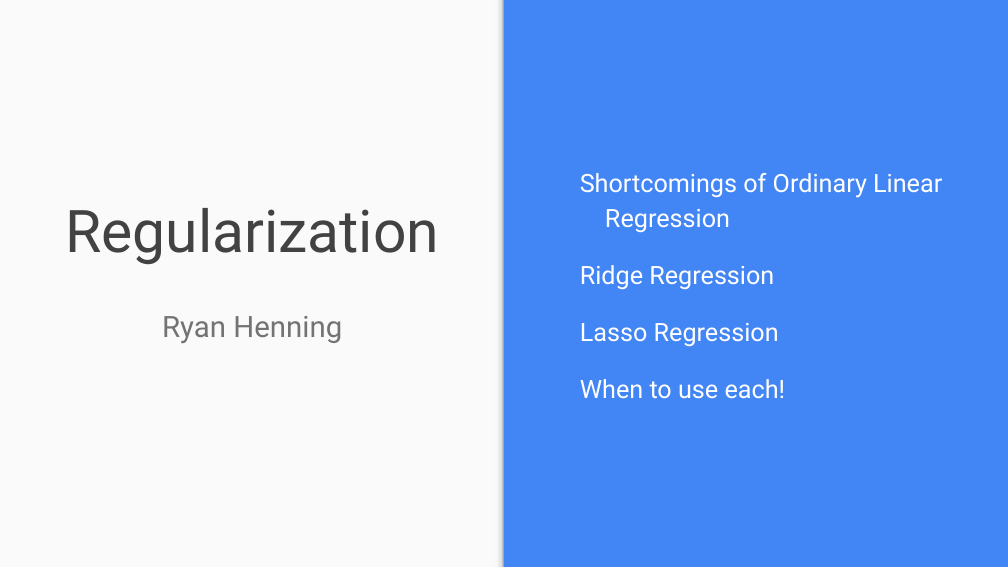
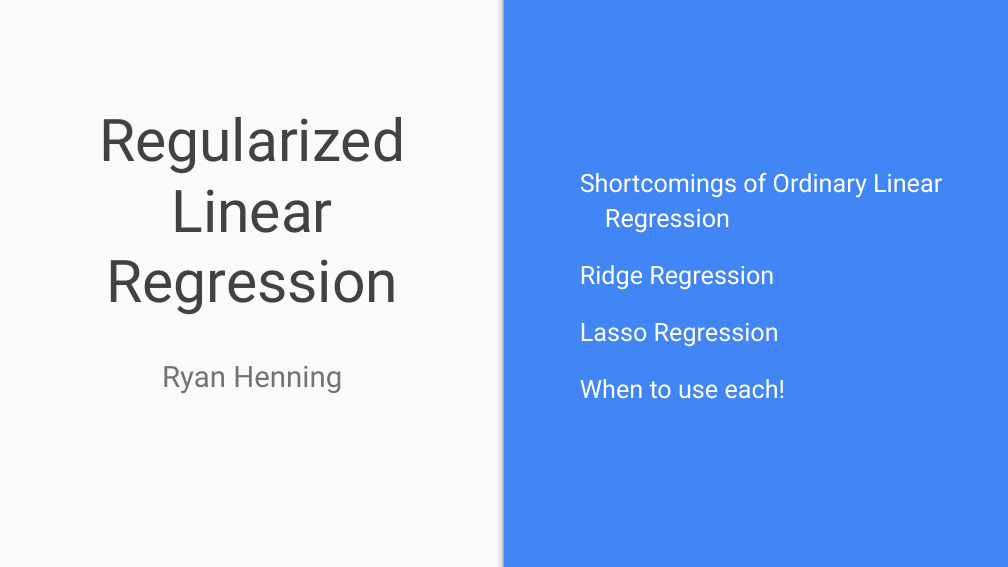
Before and after one commit to wmarshall484/DSI_LECTURES_2, a slide deck: slide 26 of regularized-regression/ryan_henning/Cross-Validation & Regularization.pptx. Drawn at 1008x567 pixels with LibreOffice and Linux fonts; fonts in the diff are those of the drawing. Boxes give left, top, right and bottom in pixels: in the first picture for what was removed or moved away, otherwise in the second. Text is boxed around its words. In the diff, an @@ line names an element or a change of style, - is before the commit and + after.

Commit message:
Update Ryan's slides

```diff
--- a/regularized-regression/ryan_henning/Cross-Validation & Regularization.pptx
+++ b/regularized-regression/ryan_henning/Cross-Validation & Regularization.pptx
@@ title added at (99,117,405,315), 42 pt, text #424242 @@
+Regularized Linear Regression
@@ title removed at (65,208,439,265) @@
-Regularization
@@ subtitle "Ryan Henning": place and size @@
-subtitle "Ryan Henning" at (162,316,342,343)
+subtitle "Ryan Henning" at (162,366,342,393)
```
Also in this commit, not shown: 5 other slides changed, 4 other files.
